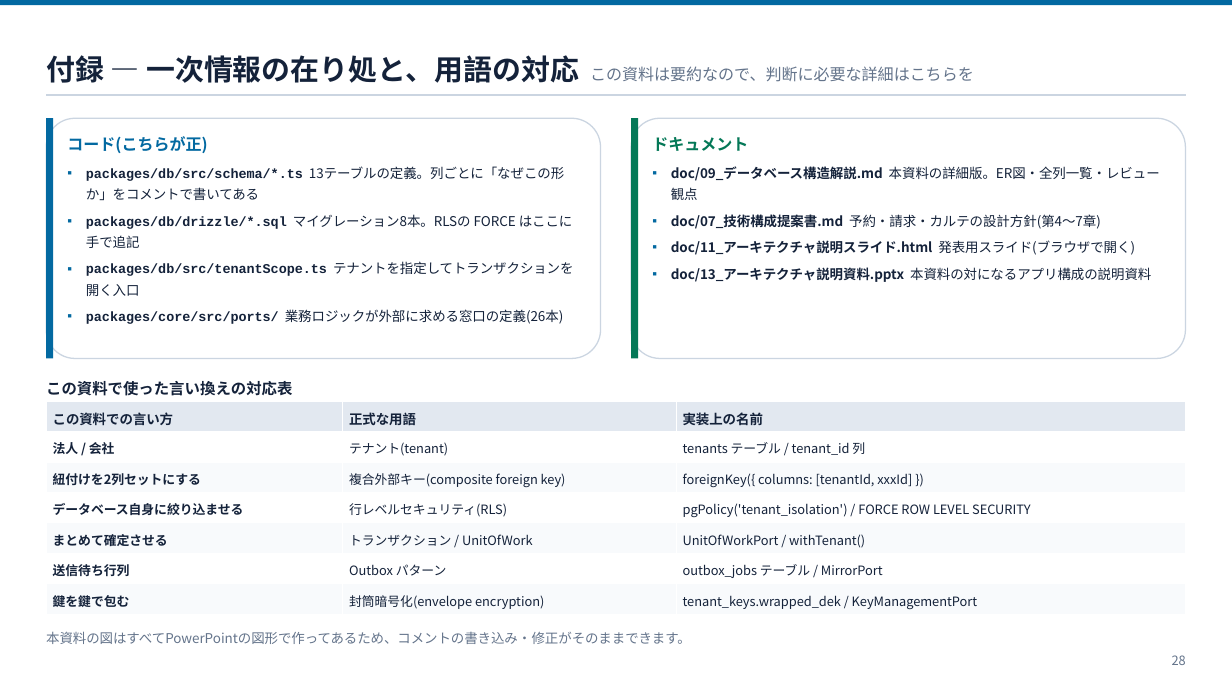
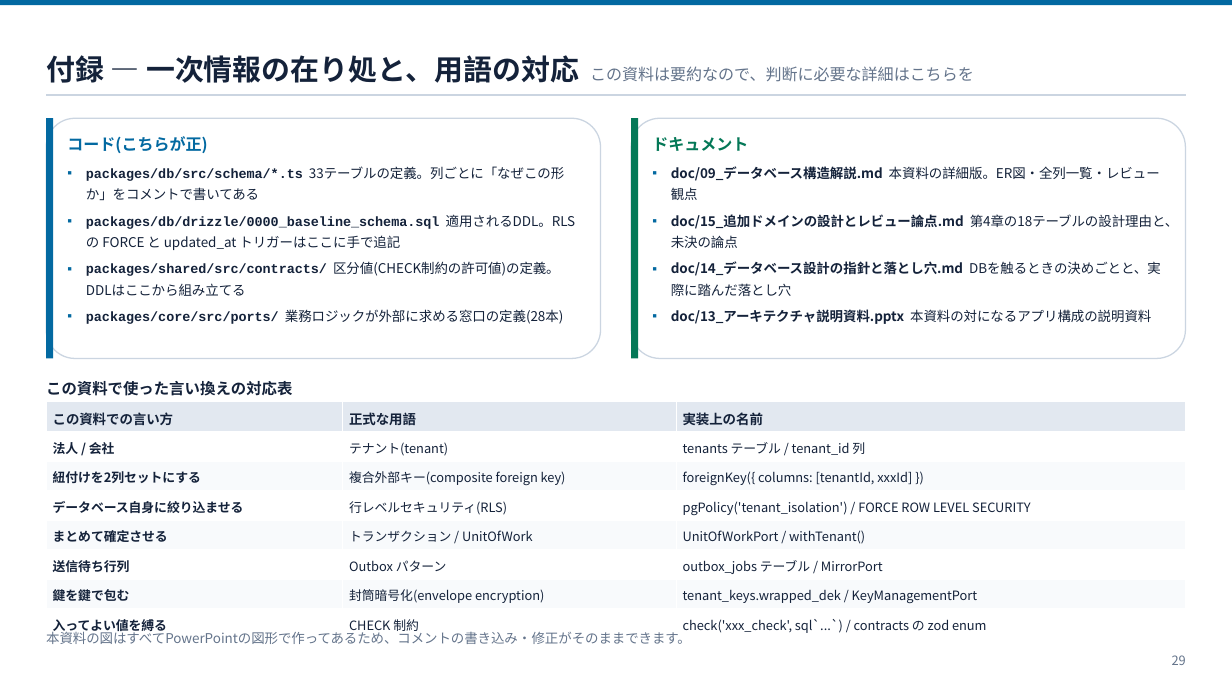
Before and after one commit to ohru131/katahimo-app, a slide deck: slide 29 of doc/12_データベース構造レビュー資料.pptx (slide 28 before the commit). Drawn at 1232x693 pixels with LibreOffice and Linux fonts; fonts in the diff are those of the drawing. Boxes give left, top, right and bottom in pixels: in the first picture for what was removed or moved away, otherwise in the second. Text is boxed around its words. In the diff, an @@ line names an element or a change of style, - is before the commit and + after.

```diff
--- a/doc/12_データベース構造レビュー資料.pptx
+++ b/doc/12_データベース構造レビュー資料.pptx
@@ text at (86,166,576,324): text changed; font Courier New to Noto Sans CJK JP; bold off @@
-▪ packages/db/src/schema/*.ts 13テーブルの定義。列ごとに「なぜこの形か」をコメントで書いてある
-▪ packages/db/drizzle/*.sql マイグレーション8本。RLSの FORCE はここに手で追記
-▪ packages/db/src/tenantScope.ts テナントを指定してトランザクションを開く入口
-▪ packages/core/src/ports/ 業務ロジックが外部に求める窓口の定義(26本)
+▪ packages/db/src/schema/*.ts 33テーブルの定義。列ごとに「なぜこの形か」をコメントで書いてある
+▪ packages/db/drizzle/0000_baseline_schema.sql 適用されるDDL。RLSの FORCE と updated_at トリガーはここに手で追記
+▪ packages/shared/src/contracts/ 区分値(CHECK制約の許可値)の定義。DDLはここから組み立てる
+▪ packages/core/src/ports/ 業務ロジックが外部に求める窓口の定義(28本)
@@ text at (671,261,1161,296): text changed @@
-▪ doc/07_技術構成提案書.md 予約・請求・カルテの設計方針(第4〜7章)
-▪ doc/11_アーキテクチャ説明スライド.html 発表用スライド(ブラウザで開く)
+▪ doc/15_追加ドメインの設計とレビュー論点.md 第4章の18テーブルの設計理由と、未決の論点
+▪ doc/14_データベース設計の指針と落とし穴.md DBを触るときの決めごとと、実際に踏んだ落とし穴
@@ table at (46,402,1186,639) @@
+row 8: 入ってよい値を縛る | CHECK 制約 | check('xxx_check', sql`...`) / contracts の zod enum
```
Also in this commit, not shown: 21 other slides changed, 5 slides added, 4 slides removed, 5 other files.
